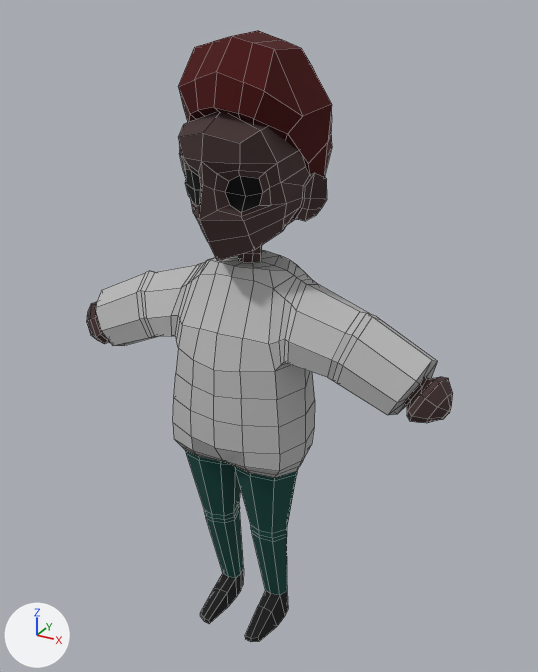
Two versions of the FBX model Assets/Meshes/Character/PersonajeRigeado.fbx, one commit apart.
Before and after are seen from a camera (50 mm lens) standing at (0.404, -0.697, 0.749) and looking at (0.011, 0.019, 0.391). Lighting does not change. The marker at lower left points along +X, +Y and +Z. Mesh edges are drawn as thin lines.

In view in the first picture: 'Character'.
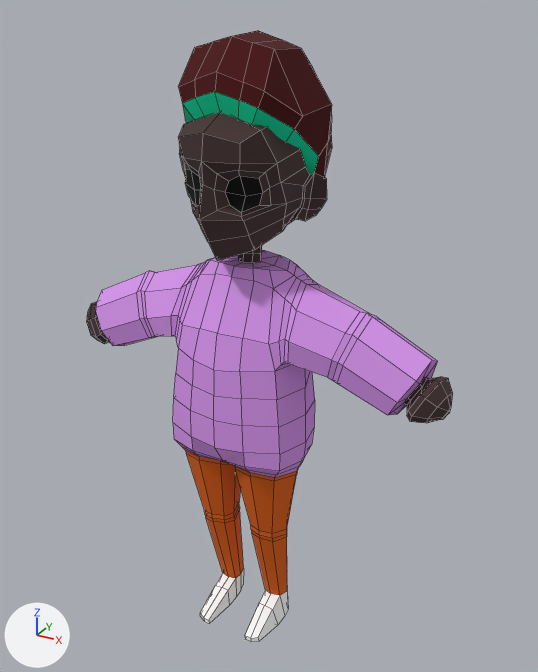
Commit message: Añadido extra de material en personaje

The edits, one by one:
Material 'M_Camiseta' (mat_m_camiseta) changes colour from grey #b9b9b9 to purple #d694eb; in linear values from (0.487, 0.487, 0.487) to (0.672, 0.296, 0.831).
Material 'M_Pants' (mat_m_pants) changes colour from dark cyan #004640 to orange #e16100; in linear values from (0.0, 0.0607, 0.051) to (0.752, 0.12, 0.0).
Material 'M_Zapas' (mat_m_zapas) changes colour from black #141414 to white #ffffff; in linear values from (0.00714, 0.00714, 0.00714) to (1.0, 1.0, 1.0).

Location of each change, [x1, y1, x2, y2] in pixels of the pictures (538 x 672 px):
'Character', recoloured (grey to purple)
    both: [93, 81, 438, 642]
